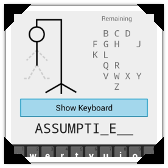
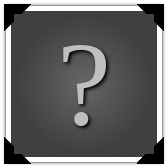
The second 168 × 168 image is a revision of the first. Changes to its layers:
moved "Photo corners" above "PUT IMAGE HERE (146px)" over [11, 11, 157, 157]
removed layer "PUT IMAGE HERE (146px)" over [11, 11, 157, 157]
renamed "???" to "PUT IMAGE HERE (146px)", showed it over [11, 11, 157, 157]
